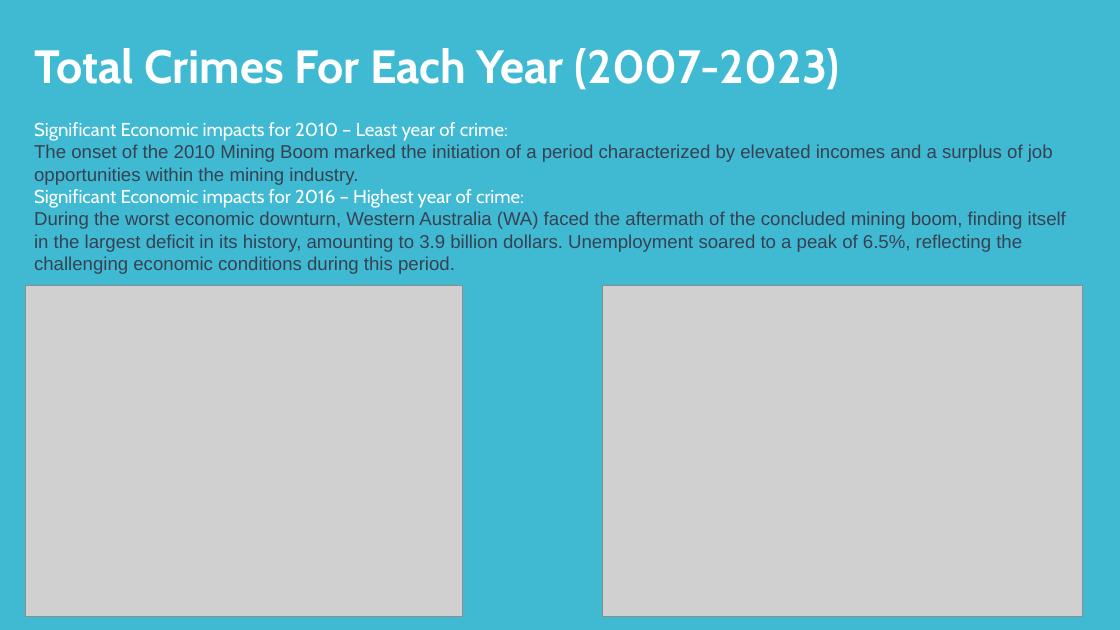
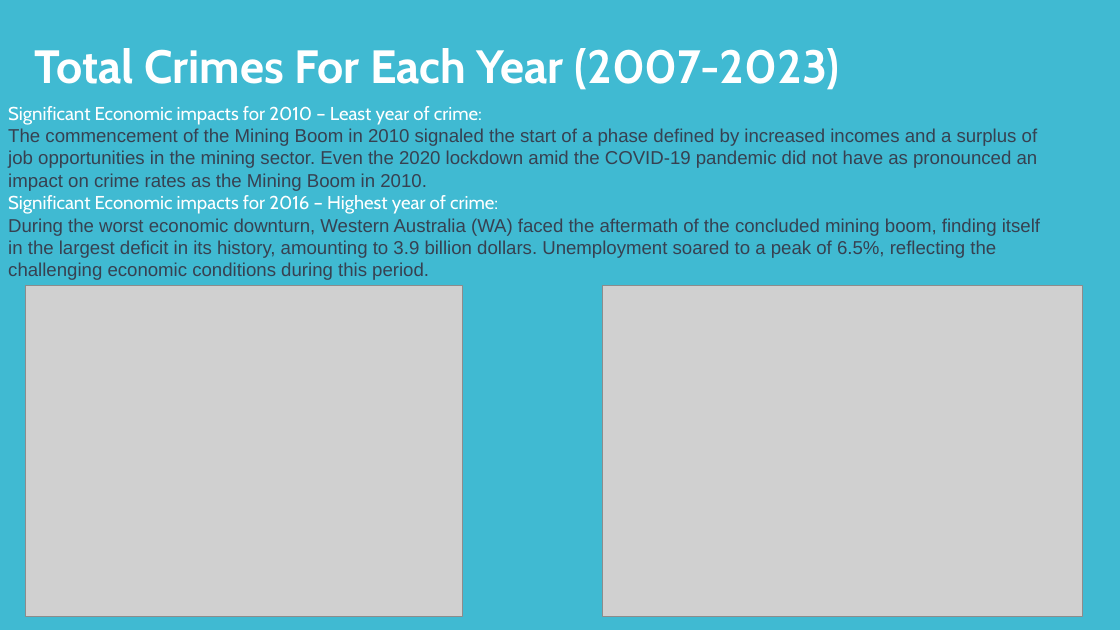
Before and after one commit to DrishP98/Project-1-, a slide deck: slide 9 of crime_data_wa_final.pptx. Drawn at 1120x630 pixels with LibreOffice and Linux fonts; fonts in the diff are those of the drawing; grey boxes stand for pictures. Boxes give left, top, right and bottom in pixels: in the first picture for what was removed or moved away, otherwise in the second. Text is boxed around its words. In the diff, an @@ line names an element or a change of style, - is before the commit and + after.

```diff
--- a/crime_data_wa_final.pptx
+++ b/crime_data_wa_final.pptx
@@ text "Significant Economic impacts for 2010 ...": place and size @@
-text "Significant Economic impacts for 2010 ..." at <box>34,122,1066,274</box>
+text "Significant Economic impacts for 2010 ..." at <box>8,106,1040,280</box>
@@ text at <box>8,128,1038,191</box>: text changed @@
-The onset of the 2010 Mining Boom marked the initiation of a period characterized by elevated incomes and a surplus of job opportunities within the mining industry.
+The commencement of the Mining Boom in 2010 signaled the start of a phase defined by increased incomes and a surplus of job opportunities in the mining sector. Even the 2020 lockdown amid the COVID-19 pandemic did not have as pronounced an impact on crime rates as the Mining Boom in 2010.
```
Also in this commit, not shown: 1 other slide changed.
